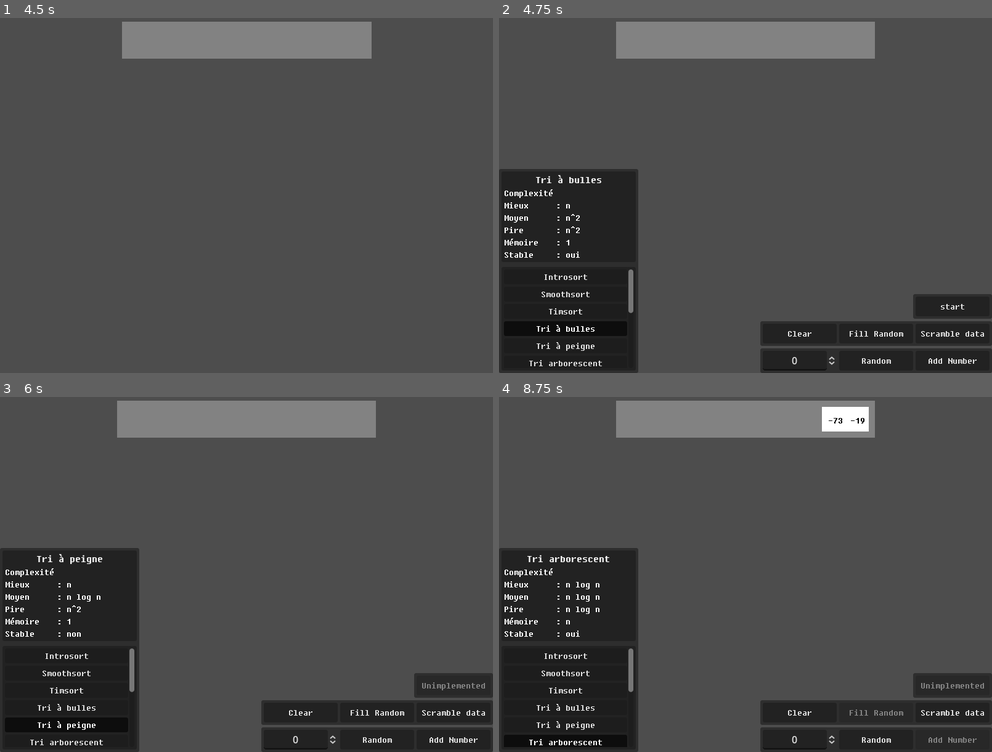
Above: before the commit, frames 1-4 (two rows, left to right).
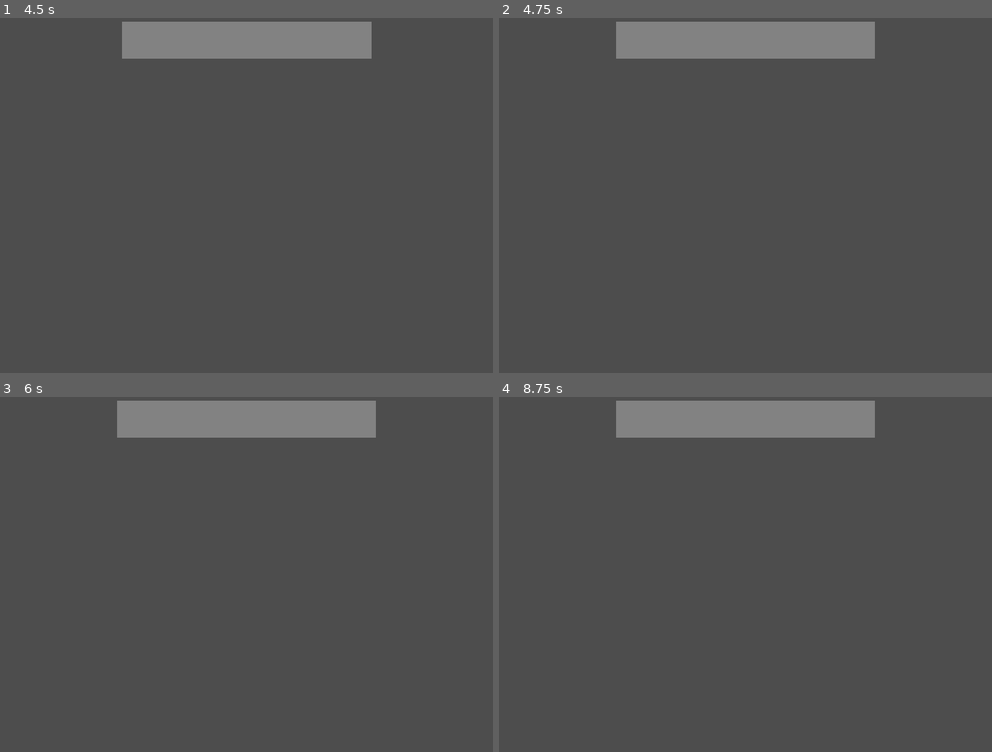
Above: after the commit, the same moments.

Repository: Mo-BiuS/AllSortOfSort
Game: Godot game, scene res://Main.tscn
Same seed, same stepped clock (60 frames per second), same inputs: the game is played once before the commit and once after it.
Inputs (mouse positions are in pixels of both pictures, inside the frame that each line leads up to):
- Up to frame 1 (4.5 s): click "Introsort" at 0.5 s; click "Smoothsort" at 1.25 s; click "Timsort" at 2 s; click "Tri à bulles" at 2.75 s; click "start" at 3.5 s; tap Enter at 4.25 s
- Up to frame 2 (4.75 s): no input
- Up to frame 3 (6 s): click (453, 684) at 5 s, where only the run before the commit has a clickable "start"; click (69, 723) at 5.75 s, where only the run before the commit has a clickable "Tri à peigne"
- Up to frame 4 (8.75 s): click (568, 741) at 6.5 s, where only the run before the commit has a clickable "Tri arborescent"; click (799, 712) at 7.25 s, where only the run before the commit has a clickable "Clear"; click (873, 712) at 8 s, where only the run before the commit has a clickable "Fill Random"

Frame 1 is identical in both runs. In frame 2, 24% of the frame differs, in the area x 0-100%, y 42-100%; in frame 3, 24%; in frame 4, 24%, in the area x 0-100%, y 2-100%.
Error after the commit: Out of bounds get index '0' (on base: 'Array[Node]') (res://src/item/ArrayArea.gd:104)

Commit message:
Cleaned Cocktail sort

Diff:
--- a/src/script/Tri cocktail.gd
+++ b/src/script/Tri cocktail.gd
@@ -23,30 +23,23 @@
 		mainArray.setColor(pointer,YELLOW)
 		mainArray.setColor(pointer+1,YELLOW)
 		waitTime = 0.5
-
+		#=====================================
 		if(direction):
 			if(mainArray.getValue(pointer) > mainArray.getValue(pointer+1)):
 				sorted = false
 				mainArray.swap(pointer,pointer+1)
-
 			pointer+=1
-			if(pointer == mainArray.getSize()-2):
-				if(sorted):
-					mainArray.deselectAll()
-					main.done()
-				else :
-					sorted = true
-					direction = false
 		else:
 			if(mainArray.getValue(pointer) > mainArray.getValue(pointer+1)):
 				sorted = false
 				mainArray.swap(pointer,pointer+1)
-
 			pointer-=1
-			if(pointer == 0):
-				if(sorted):
-					mainArray.deselectAll()
-					main.done()
-				else :
-					sorted = true
-					direction = true
+		#=====================================
+		if((pointer == 0 && !direction) || (pointer == mainArray.getSize()-2 && direction)):
+			if(sorted):
+				mainArray.setColorAll(GREEN)
+				mainArray.deselectAll()
+				main.done()
+			else :
+				sorted = true
+				direction = !direction
--- a/src/script/Tri à bulles.gd
+++ b/src/script/Tri à bulles.gd
@@ -15,28 +15,24 @@
 func solve(delta):
 	if(waitTime > 0):waitTime-=delta
 	elif(mainArray.movingDone()):
-		if(pointer == 0 && mainArray.getSize() > 0):
-			mainArray.deselectAll()
-			mainArray.setColor(0,GREEN)
-			mainArray.selectAt(0)
-			pointer+=1;
-			waitTime = 0.5
-		elif(pointer < mainArray.getSize()):
-			mainArray.deselectAt(pointer-1)
-			mainArray.selectAt(pointer)
-			if(mainArray.getValue(pointer) < mainArray.getValue(pointer-1)):
-				mainArray.swap(pointer,pointer-1)
-				if(sorted):
-					mainArray.setColorAll(WHITE)
-					sorted = false
-			else:
-				if(sorted):mainArray.setColor(pointer,GREEN)
-				pointer+=1;
-				waitTime = 0.5
-		else:
+		mainArray.deselectAll()
+		mainArray.setColorAll(WHITE)
+		mainArray.selectAt(pointer)
+		mainArray.selectAt(pointer+1)
+		mainArray.setColor(pointer,YELLOW)
+		mainArray.setColor(pointer+1,YELLOW)
+		waitTime = 0.5
+		#=====================================
+		if(mainArray.getValue(pointer) > mainArray.getValue(pointer+1)):
+			sorted = false
+			mainArray.swap(pointer,pointer+1)
+		pointer+=1
+		#=====================================
+		if(pointer == mainArray.getSize()-1):
 			if(sorted):
+				mainArray.setColorAll(GREEN)
 				mainArray.deselectAll()
 				main.done()
-			else:
+			else :
+				sorted = true
 				pointer = 0
-				sorted = true
